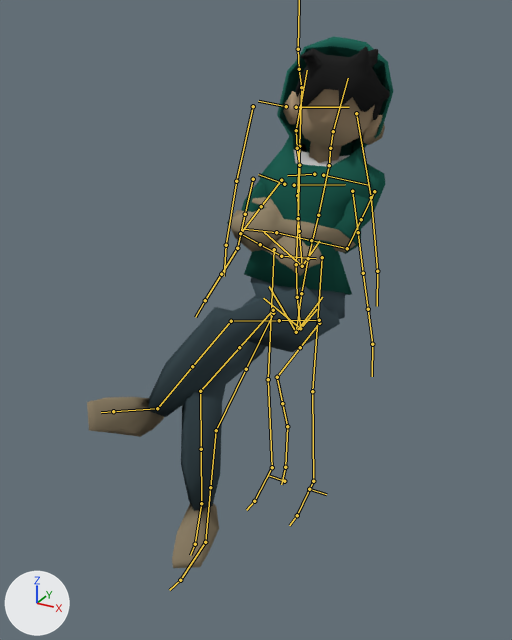
The Blender file assets/modeling/tom.blend: old version first, new version second.
The view is the same before and after, from a 50 mm lens placed at (0.661, -1.393, 1.174), pointed at (-0.02, -0.155, 0.555). Lighting does not change. The marker at lower left points along +X, +Y and +Z. Both versions are drawn at frame 1 of the action 'ctrl guitar'; the numbers are the values there. The bones that bend it are drawn over the model as lines.

The first picture shows 'tom'.
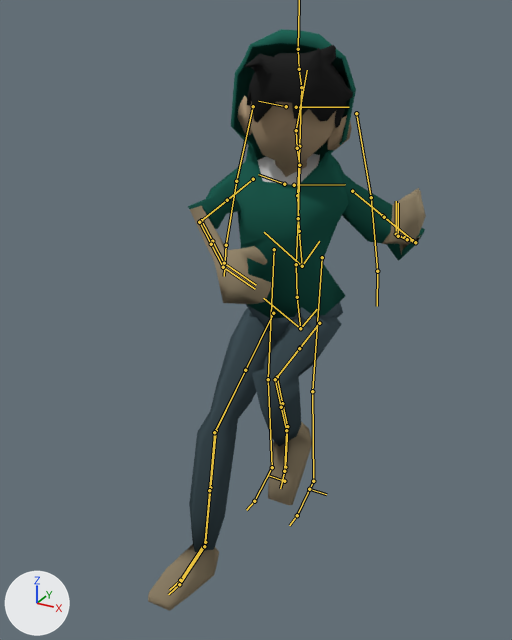
Boxes (x1, y1, x2, y2) around the edits, measured in the pictures (512 x 640 px):
'tom', posed (9% narrower, 9% taller): before (87, 36, 393, 568); after (148, 29, 426, 611)
bone 'DEF-spine', root to tip: before (296, 332) to (301, 293); after (300, 328) to (297, 297)
bone 'DEF-spine.002', root to tip: before (308, 258) to (318, 215); after (296, 264) to (298, 218)
bone 'DEF-spine.003', root to tip: before (318, 215) to (329, 165); after (298, 218) to (299, 165)
bone 'DEF-spine.004', root to tip: before (329, 165) to (330, 148); after (299, 165) to (297, 148)
bone 'DEF-spine.006', root to tip: before (333, 131) to (348, 78); after (296, 130) to (307, 70)
bone 'DEF-upper_arm.L', root to tip: before (374, 191) to (361, 219); after (352, 191) to (384, 217)
bone 'DEF-upper_arm.L.001', root to tip: before (361, 219) to (347, 248); after (384, 217) to (415, 242)
bone 'DEF-forearm.L', root to tip: before (347, 248) to (311, 240); after (415, 242) to (407, 239)
bone 'DEF-forearm.L.001', root to tip: before (311, 240) to (276, 232); after (407, 239) to (398, 236)
bone 'DEF-hand.L', root to tip: before (276, 232) to (244, 229); after (398, 236) to (398, 203)
bone 'DEF-upper_arm.R', root to tip: before (281, 180) to (261, 206); after (253, 179) to (227, 200)
bone 'DEF-forearm.R', root to tip: before (240, 233) to (260, 244); after (199, 222) to (211, 244)
bone 'DEF-hand.R', root to tip: before (281, 256) to (316, 258); after (223, 267) to (255, 289)
bone 'DEF-thigh.L', root to tip: before (319, 320) to (279, 320); after (319, 323) to (299, 348)
bone 'DEF-thigh.L.001', root to tip: before (279, 320) to (231, 321); after (299, 348) to (275, 379)
bone 'DEF-shin.L', root to tip: before (231, 321) to (192, 366); after (275, 379) to (281, 407)
bone 'DEF-shin.L.001', root to tip: before (192, 366) to (157, 408); after (281, 407) to (286, 430)
bone 'DEF-foot.L', root to tip: before (157, 408) to (113, 411); after (286, 430) to (284, 471)
bone 'DEF-thigh.R', root to tip: before (273, 310) to (239, 347); after (273, 313) to (245, 370)
bone 'DEF-shin.R', root to tip: before (200, 391) to (201, 449); after (214, 432) to (209, 490)
bone 'DEF-shin.R.001', root to tip: before (201, 449) to (201, 503); after (209, 490) to (204, 546)
bone 'DEF-foot.R', root to tip: before (201, 503) to (195, 544); after (204, 546) to (179, 584)

The change, as a list of edits to the scene's bpy script:
```text
Change bone_def_spine:
    where bone_def_spine = bpy.data.objects['rig'].pose.bones['DEF-spine']
    bone_def_spine.location: (0.0, -0.149, 0.063) -> (0.0, -0.155, 0.04)
    bone_def_spine.rotation_quaternion: (0.967, -0.254, 0.0, 0.0) -> (1.0, 0.0, 0.0, 0.0)  # degrees (-29, 0, 0) -> degrees (0, 0, 0)
Change bone_def_spine_002:
    where bone_def_spine_002 = bpy.data.objects['rig'].pose.bones['DEF-spine.002']  # child of 'DEF-spine.001'
    bone_def_spine_002.rotation_quaternion: (1.0, 0.023, 0.0, 0.0) -> (1.0, 0.0, 0.0, 0.0)  # degrees (3, 0, 0) -> degrees (0, 0, 0)
Change bone_def_spine_003:
    where bone_def_spine_003 = bpy.data.objects['rig'].pose.bones['DEF-spine.003']  # child of 'DEF-spine.002'
    bone_def_spine_003.rotation_quaternion: (1.0, 0.023, 0.0, 0.0) -> (1.0, 0.0, 0.0, 0.0)  # degrees (3, 0, 0) -> degrees (0, 0, 0)
Change bone_def_spine_004:
    where bone_def_spine_004 = bpy.data.objects['rig'].pose.bones['DEF-spine.004']  # child of 'DEF-spine.003'
    bone_def_spine_004.rotation_quaternion: (1.0, -0.023, 0.0, 0.0) -> (1.0, 0.0, 0.0, 0.0)  # degrees (-3, 0, 0) -> degrees (0, 0, 0)
Change bone_def_spine_006:
    where bone_def_spine_006 = bpy.data.objects['rig'].pose.bones['DEF-spine.006']  # child of 'DEF-spine.005'
    bone_def_spine_006.rotation_quaternion: (0.981, 0.16, 0.089, -0.065) -> (0.991, 0.03, 0.085, -0.102)  # degrees (18, 11, -6) -> degrees (2, 10, -12)
Change bone_def_upper_arm_l:
    where bone_def_upper_arm_l = bpy.data.objects['rig'].pose.bones['DEF-upper_arm.L']  # child of 'DEF-shoulder.L'
    bone_def_upper_arm_l.rotation_quaternion: (0.955, 0.18, 0.0, 0.234) -> (0.939, -0.345, 0.0, -0.014)  # degrees (20, -5, 27) -> degrees (-40, -1, -1)
Change bone_def_upper_arm_l_001:
    where bone_def_upper_arm_l_001 = bpy.data.objects['rig'].pose.bones['DEF-upper_arm.L.001']  # child of 'DEF-upper_arm.L'
    bone_def_upper_arm_l_001.rotation_quaternion: (0.999, 0.0, -0.036, 0.0) -> (0.951, 0.0, -0.309, 0.0)  # degrees (0, -4, 0) -> degrees (0, -36, 0)
Change bone_def_forearm_l:
    where bone_def_forearm_l = bpy.data.objects['rig'].pose.bones['DEF-forearm.L']  # child of 'DEF-upper_arm.L.001'
    bone_def_forearm_l.rotation_quaternion: (0.79, 0.611, -0.035, 0.032) -> (0.526, 0.667, -0.291, 0.439)  # degrees (75, -5, 0) -> degrees (98, -63, 9)
Change bone_def_forearm_l_001:
    where bone_def_forearm_l_001 = bpy.data.objects['rig'].pose.bones['DEF-forearm.L.001']  # child of 'DEF-forearm.L'
    bone_def_forearm_l_001.rotation_quaternion: (0.984, 0.0, 0.177, 0.0) -> (0.998, 0.0, -0.069, 0.0)  # degrees (0, 20, 0) -> degrees (0, -8, 0)
Change bone_def_hand_l:
    where bone_def_hand_l = bpy.data.objects['rig'].pose.bones['DEF-hand.L']  # child of 'DEF-forearm.L.001'
    bone_def_hand_l.rotation_quaternion: (0.978, 0.031, 0.171, -0.111) -> (0.931, 0.209, -0.055, 0.293)  # degrees (1, 20, -13) -> degrees (22, -13, 32)
Change bone_def_upper_arm_r:
    where bone_def_upper_arm_r = bpy.data.objects['rig'].pose.bones['DEF-upper_arm.R']  # child of 'DEF-shoulder.R'
    bone_def_upper_arm_r.rotation_quaternion: (0.978, 0.032, 0.0, -0.207) -> (0.859, 0.006, 0.0, -0.513)  # degrees (4, 1, -24) -> degrees (1, 0, -62)
Change bone_def_forearm_r:
    where bone_def_forearm_r = bpy.data.objects['rig'].pose.bones['DEF-forearm.R']  # child of 'DEF-upper_arm.R.001'
    bone_def_forearm_r.rotation_quaternion: (0.78, 0.625, 0.023, -0.021) -> (0.872, 0.489, 0.015, -0.01)  # degrees (77, 4, 0) -> degrees (59, 2, 0)
Change bone_def_hand_r:
    where bone_def_hand_r = bpy.data.objects['rig'].pose.bones['DEF-hand.R']  # child of 'DEF-forearm.R.001'
    bone_def_hand_r.rotation_quaternion: (0.888, 0.407, -0.099, 0.191) -> (0.906, 0.354, -0.089, 0.214)  # degrees (47, -19, 16) -> degrees (39, -18, 20)
Change bone_def_thigh_l:
    where bone_def_thigh_l = bpy.data.objects['rig'].pose.bones['DEF-thigh.L']  # child of 'DEF-spine'
    bone_def_thigh_l.rotation_quaternion: (0.792, -0.601, 0.0, 0.103) -> (0.714, -0.691, 0.0, -0.11)  # degrees (-74, 7, 9) -> degrees (-87, -9, -9)
Change bone_def_thigh_l_001:
    where bone_def_thigh_l_001 = bpy.data.objects['rig'].pose.bones['DEF-thigh.L.001']  # child of 'DEF-thigh.L'
    bone_def_thigh_l_001.rotation_quaternion: (0.994, 0.0, -0.105, 0.0) -> (0.999, 0.0, -0.04, 0.0)  # degrees (0, -12, 0) -> degrees (0, -5, 0)
Change bone_def_shin_l:
    where bone_def_shin_l = bpy.data.objects['rig'].pose.bones['DEF-shin.L']  # child of 'DEF-thigh.L.001'
    bone_def_shin_l.rotation_quaternion: (0.747, 0.647, -0.095, 0.117) -> (0.496, 0.863, -0.032, 0.089)  # degrees (81, -17, 3) -> degrees (120, -11, 2)
Change bone_def_shin_l_001:
    where bone_def_shin_l_001 = bpy.data.objects['rig'].pose.bones['DEF-shin.L.001']  # child of 'DEF-shin.L'
    bone_def_shin_l_001.rotation_quaternion: (0.996, 0.0, -0.087, 0.0) -> (1.0, 0.0, 0.028, 0.0)  # degrees (0, -10, 0) -> degrees (0, 3, 0)
Change bone_def_foot_l:
    where bone_def_foot_l = bpy.data.objects['rig'].pose.bones['DEF-foot.L']  # child of 'DEF-shin.L.001'
    bone_def_foot_l.rotation_quaternion: (0.95, -0.046, -0.246, 0.188) -> (0.956, 0.279, 0.076, -0.056)  # degrees (-12, -27, 25) -> degrees (32, 10, -4)
Change bone_def_thigh_r:
    where bone_def_thigh_r = bpy.data.objects['rig'].pose.bones['DEF-thigh.R']  # child of 'DEF-spine'
    bone_def_thigh_r.rotation_quaternion: (0.922, -0.387, 0.0, 0.0) -> (0.899, -0.439, 0.0, 0.0)  # degrees (-46, 0, 0) -> degrees (-52, 0, 0)
Change bone_def_shin_r:
    where bone_def_shin_r = bpy.data.objects['rig'].pose.bones['DEF-shin.R']  # child of 'DEF-thigh.R.001'
    bone_def_shin_r.rotation_quaternion: (0.833, 0.553, 0.0, 0.0) -> (0.955, 0.298, 0.0, 0.0)  # degrees (67, 0, 0) -> degrees (35, 0, 0)
Change bone_def_shin_r_001:
    where bone_def_shin_r_001 = bpy.data.objects['rig'].pose.bones['DEF-shin.R.001']  # child of 'DEF-shin.R'
    bone_def_shin_r_001.rotation_quaternion: (0.998, 0.0, -0.064, 0.0) -> (1.0, 0.0, 0.0, 0.0)  # degrees (0, -7, 0) -> degrees (0, 0, 0)
Change bone_def_foot_r:
    where bone_def_foot_r = bpy.data.objects['rig'].pose.bones['DEF-foot.R']  # child of 'DEF-shin.R.001'
    bone_def_foot_r.rotation_quaternion: (0.989, -0.016, 0.028, -0.147) -> (0.997, 0.073, 0.0, 0.0)  # degrees (-2, 3, -17) -> degrees (8, 0, 0)
```
